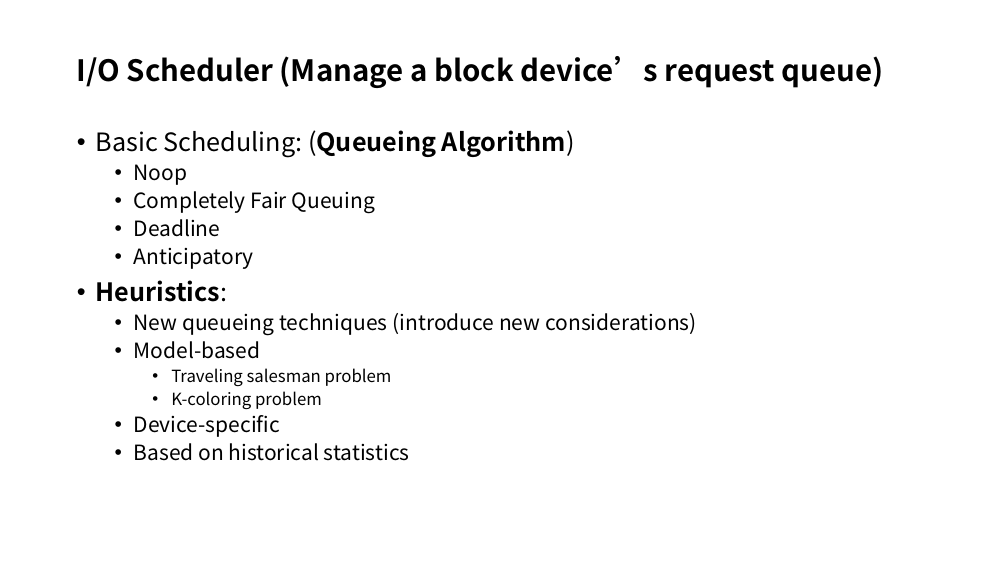
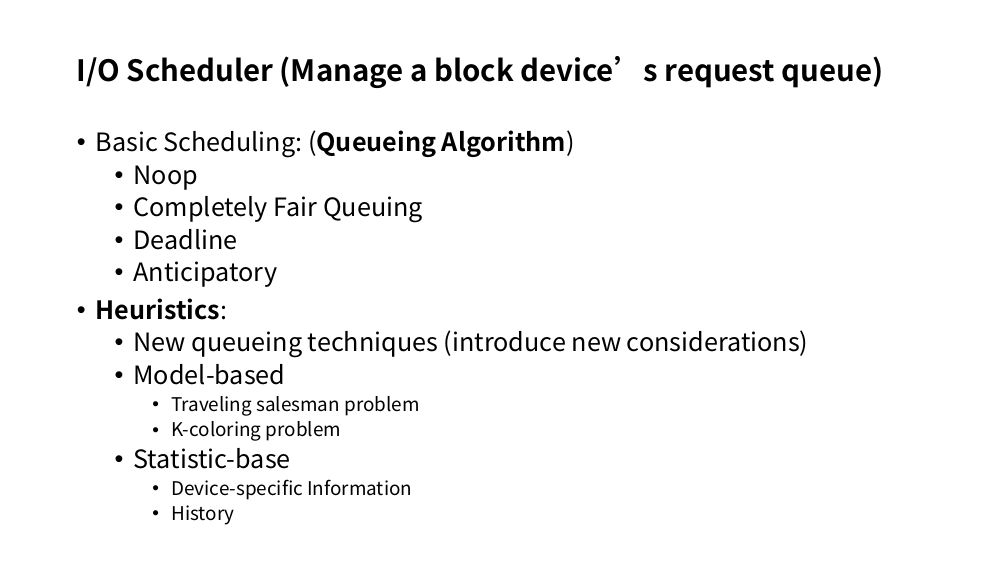
Before and after one commit to LiuYingying0104/AIOS, a slide deck: slide 3 of Papers/ML Apply in OS/updates.pptx. Drawn at 1008x567 pixels with LibreOffice and Linux fonts; fonts in the diff are those of the drawing. Boxes give left, top, right and bottom in pixels: in the first picture for what was removed or moved away, otherwise in the second. Text is boxed around its words. In the diff, an @@ line names an element or a change of style, - is before the commit and + after.

```diff
--- a/Papers/ML Apply in OS/updates.pptx
+++ b/Papers/ML Apply in OS/updates.pptx
@@ text at <box>134,165,808,441</box>: size 20 to 24 pt in "Noop", "Completely Fair Queuing", "Deadline", "Anticipatory" and 2 more places; size 16 to 18 pt in "Traveling salesman problem", "K-coloring problem" @@
@@ text at <box>134,448,412,525</box>: text changed; size 20 to 18 pt @@
-  • Device-specific
-  • Based on historical statistics
+  • Statistic-base
+    • Device-specific Information
+    • History
```
Also in this commit, not shown: 2 other slides changed, 1 slide added, 2 other files.
